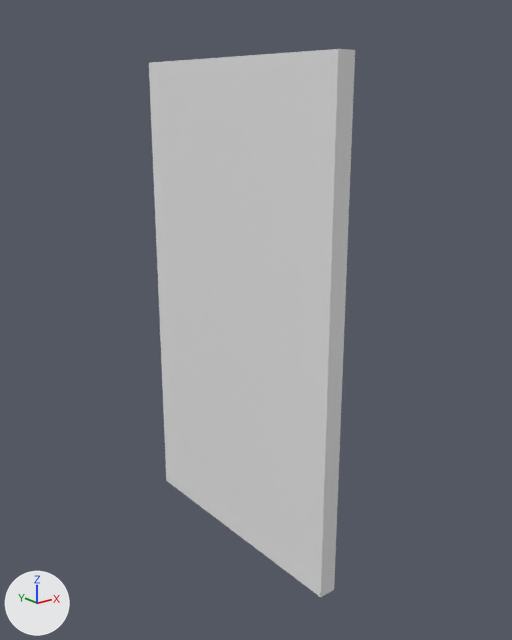
Before and after pictures for a commit that changed the FBX model Dicey/Assets/_Meshes/door.fbx.
Rendered twice from a 50 mm camera at (-14.94, -19.7, 7.6) aimed at (0.45, -0.47, -0.09). Arrows for +X, +Y and +Z are at lower left; the lights stay in place. Where no turn or scale is listed for an object, it has been applied to the vertices.
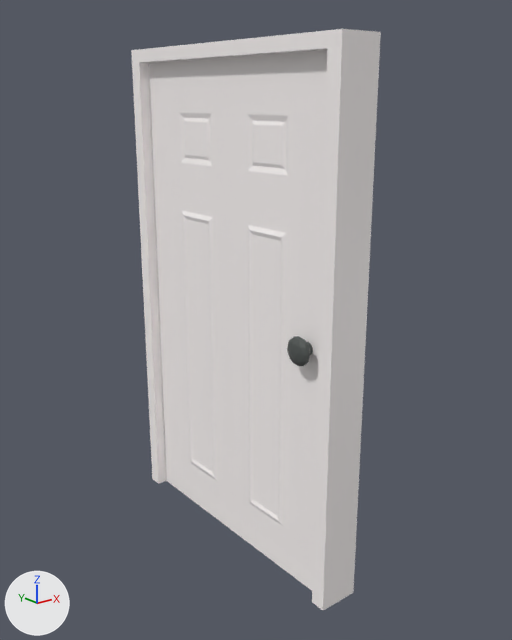
The change, as a diff of the scene's bpy script:
```diff
--- a/Dicey/Assets/_Meshes/door.fbx.py
+++ b/Dicey/Assets/_Meshes/door.fbx.py
@@ img_toy_colorpalette_png @@
+img_toy_colorpalette_png = load_image('Toy_ColorPalette.png', '_unpacked/Toy_ColorPalette.png', 380, 795, 'sRGB')
@@ img_medieval_colorpalette02_png @@
+img_medieval_colorpalette02_png = load_image('Medieval_ColorPalette02.png', '_unpacked/Medieval_ColorPalette02.png', 1200, 630, 'sRGB')
@@ mat_doormat @@
+mat_doormat = principled_material('doorMat')
+mat_doormat.texture = img_toy_colorpalette_png  # with its transparency
+mat_doormat.roughness = 0.4
@@ mat_doorknobmat @@
+mat_doorknobmat = principled_material('doorKnobMat')
+mat_doorknobmat.texture = img_medieval_colorpalette02_png
@@ me_cube @@
 # used by ob_cube; location = (0.0, 0.0, 0.0); rotation_euler = (1.571, 0.0, 0.0), in degrees (90, 0, 0); scale = (0.00327, 0.0887, 0.0502)
-me_cube.from_pydata(...)  # 8 vertices, 6 faces; spans x -100.0..100.0, y -100.0..100.0, z -100.0..100.0
-me_cube.materials.append(mat_material)  # white #e7e7e7
+me_cube.from_pydata(...)  # 276 vertices, 252 faces; spans x -39.0..39.0, y -887.0..887.0, z -502.0..502.0
+# me_cube part 1: the whole mesh is rebuilt
+me_cube.materials.append(mat_doormat)  # picture img_toy_colorpalette_png
@@ me_cube_001 @@
+me_cube_001.from_pydata(...)  # 156 vertices, 129 faces; spans x -0.7..0.7, y -5.6..5.6, z -8.9..9.3
+me_cube_001.materials.append(mat_doormat)  # picture img_toy_colorpalette_png
@@ me_icosphere_001 @@
+me_icosphere_001.from_pydata(...)  # 108 vertices, 174 faces; spans x -0.2..1.72, y -0.5..0.5, z -0.5..0.5
+me_icosphere_001.materials.append(mat_doorknobmat)  # picture img_medieval_colorpalette02_png
@@ ob_cube @@
 ob_cube.rotation_euler = (1.571, 0.0, 0.0)  # degrees (90, 0, 0)
-ob_cube.scale = (0.00327, 0.0887, 0.0502)
+ob_cube.scale = (0.01, 0.01, 0.01)
@@ ob_doorframe @@
+ob_doorframe = bpy.data.objects.new('doorFrame', me_cube_001)
+ob_doorframe.location = (0.0, 0.0, 0.0)
@@ ob_icosphere_001 @@
+ob_icosphere_001 = bpy.data.objects.new('Icosphere.001', me_icosphere_001)
+ob_icosphere_001.location = (-0.73, -4.09, -0.01)
```

Changed parts and their boxes [x1, y1, x2, y2] in the pictures (512 x 640 px):
'Cube', reshaped, rescaled
    before: [149, 49, 355, 597]
    after: [149, 50, 327, 590]
'doorFrame', added
    after: [131, 29, 381, 611]
'Icosphere.001', added
    after: [287, 336, 313, 366]
